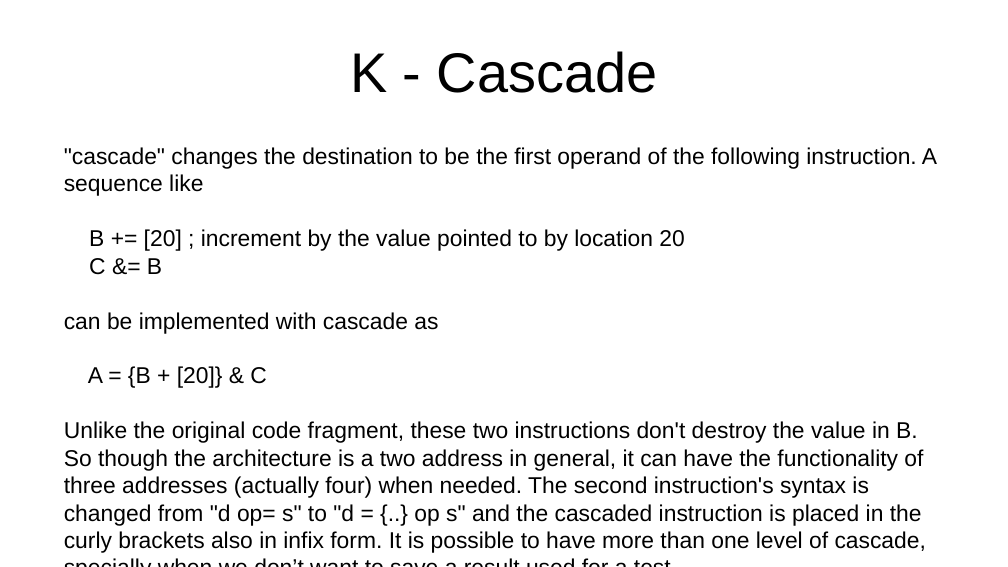
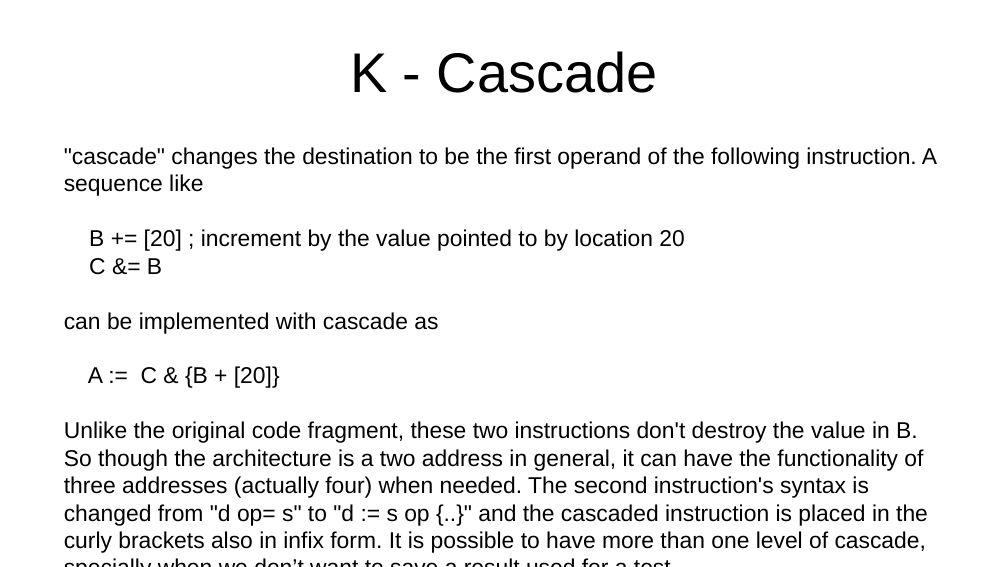
Before and after one commit to jeceljr/baby8, a slide deck: slide 5 of doc/baby8.odp. Drawn at 1008x567 pixels with LibreOffice and Linux fonts; fonts in the diff are those of the drawing. Boxes give left, top, right and bottom in pixels: in the first picture for what was removed or moved away, otherwise in the second. Text is boxed around its words. In the diff, an @@ line names an element or a change of style, - is before the commit and + after.

Commit message:
swapped cascade argument to make subtract more consistent

```diff
--- a/doc/baby8.odp
+++ b/doc/baby8.odp
@@ text at [64,366,928,553]: text changed @@
-A = {B + [20]} & C
-Unlike the original code fragment, these two instructions don't destroy the value in B. So though the architecture is a two address in general, it can have the functionality of three addresses (actually four) when needed. The second instruction's syntax is changed from "d op= s" to "d = {..} op s" and the cascaded instruction is placed in the curly brackets also in infix form. It is possible to have more than one level of cascade, specially when we don’t want to save a result used for a test.
+A := C & {B + [20]}
+Unlike the original code fragment, these two instructions don't destroy the value in B. So though the architecture is a two address in general, it can have the functionality of three addresses (actually four) when needed. The second instruction's syntax is changed from "d op= s" to "d := s op {..}" and the cascaded instruction is placed in the curly brackets also in infix form. It is possible to have more than one level of cascade, specially when we don’t want to save a result used for a test.
```
Also in this commit, not shown: 1 other slide changed, 1 other file.
